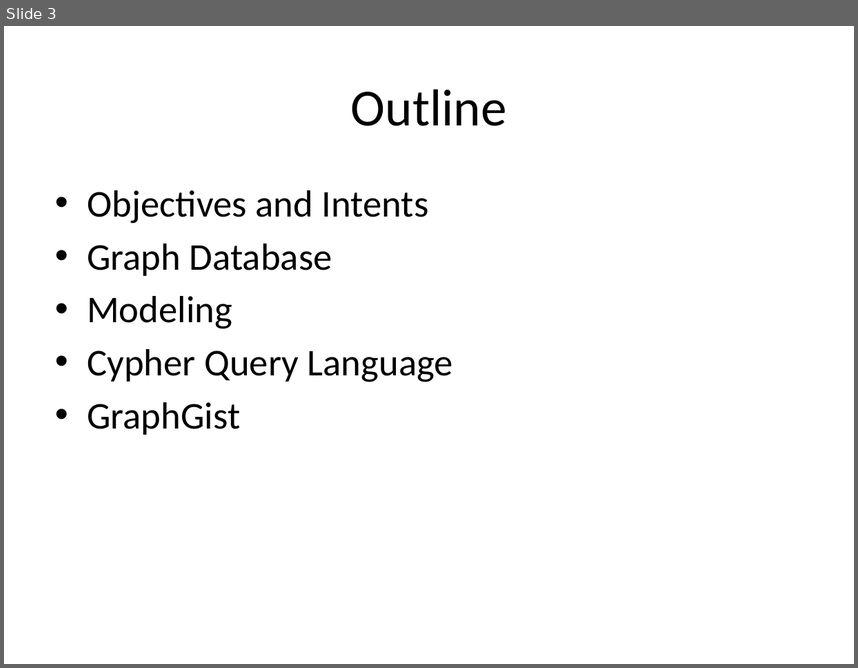
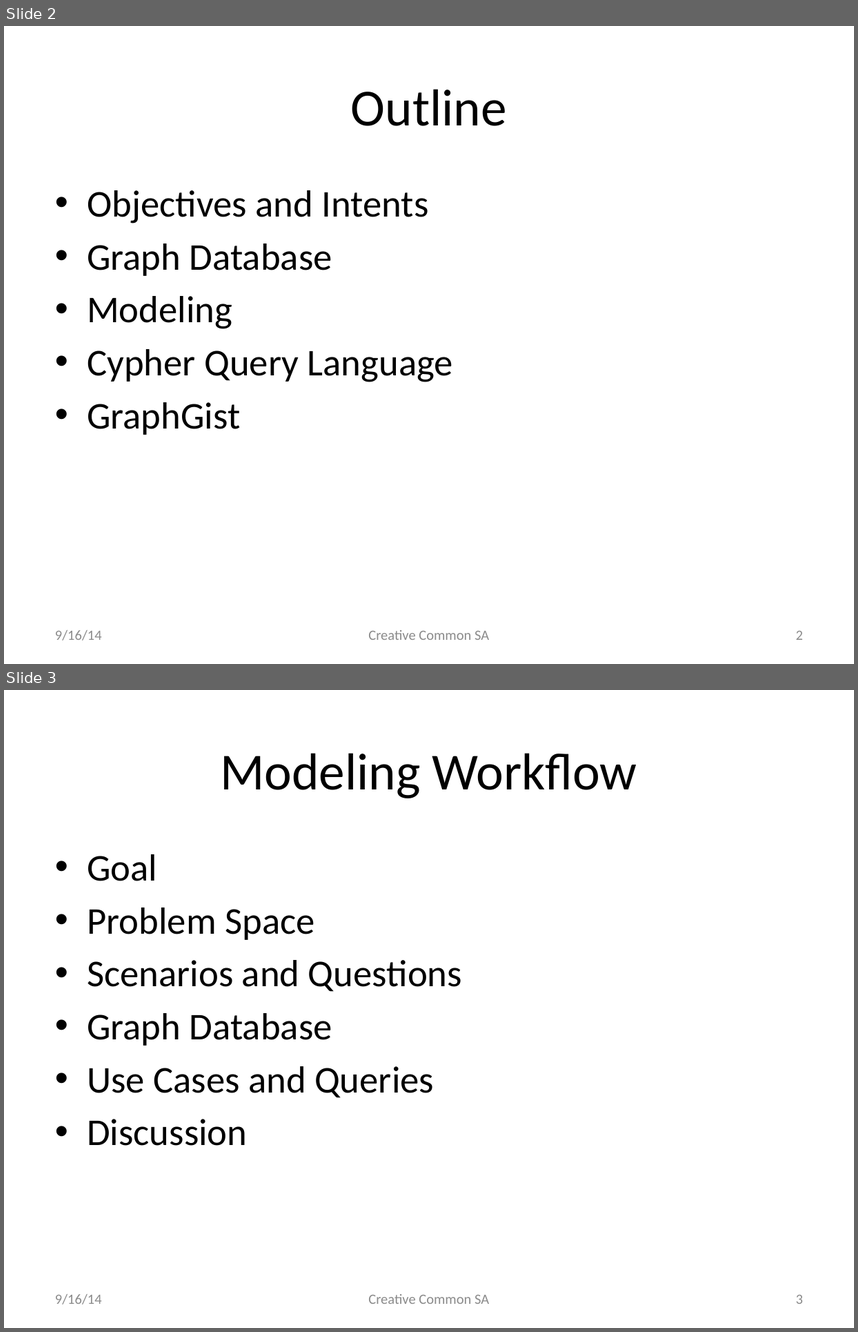
Before and after one commit to rkuo/GraphGist, a slide deck: sfbaymap/Learning Graph Database-Neo4j.pptx. Shown one above the other, each under a label of ours: slide 3 before the commit, slides 2 and 3 after it. The pictures are 858x668 and 858x1332 pixels, drawn with LibreOffice and Linux fonts; fonts in the diff are those of the drawing. Boxes give left, top, right and bottom in pixels: in the first picture for what was removed or moved away, otherwise in the second. Text is boxed around its words. In the diff, an @@ line names an element or a change of style, - is before the commit and + after.

```diff
--- a/sfbaymap/Learning Graph Database-Neo4j.pptx
+++ b/sfbaymap/Learning Graph Database-Neo4j.pptx
@@ slide 3 added at (x1=4, y1=690, x2=854, y2=1328), background #FFFFFF @@
@@ title added at (x1=220, y1=753, x2=637, y2=798), 44 pt, text #000000 @@
+Modeling Workflow
@@ text added at (x1=87, y1=854, x2=462, y2=1145), 32 pt, text #000000 @@
+• Goal
+• Problem Space
+• Scenarios and Questions
+• Graph Database
+• Use Cases and Queries
+• Discussion
@@ text added at (x1=55, y1=1294, x2=102, y2=1304), 12 pt, text #8C8C8C @@
+9/16/14
@@ text added at (x1=368, y1=1294, x2=489, y2=1303), 12 pt, text #8C8C8C @@
+Creative Common SA
@@ page number added at (x1=796, y1=1294, x2=803, y2=1303), 12 pt, text #8C8C8C @@
+3
@@ what was slide 3 is now slide 2 @@
@@ slide 2 changed as well @@
@@ text added at (x1=55, y1=630, x2=102, y2=640), 12 pt, text #8C8C8C @@
+9/16/14
@@ text added at (x1=368, y1=630, x2=489, y2=639), 12 pt, text #8C8C8C @@
+Creative Common SA
@@ page number added at (x1=796, y1=630, x2=803, y2=639), 12 pt, text #8C8C8C @@
+2
```
Also in this commit, not shown: 11 other slides changed, 10 other slides added, 7 slides removed, 3 other files.
